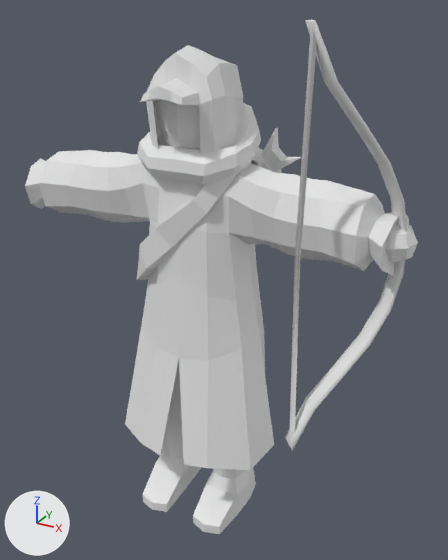
An edit to the FBX model Assets/Models/Goon/goon.fbx, drawn before and after from the same camera.
Rendered twice from a 50 mm camera at (1.12, -1.87, 1.95) aimed at (0.08, 0.02, 1.0). Arrows for +X, +Y and +Z are at lower left; the lights stay in place. Materials are left out; every surface is plain grey. Where no turn or scale is listed for an object, it has been applied to the vertices.

Objects in the first picture: 'bow', 'collar fluff.001', 'hand', 'hat', 'head', 'legs', 'quiver', 'quiver sling', 'torso'.
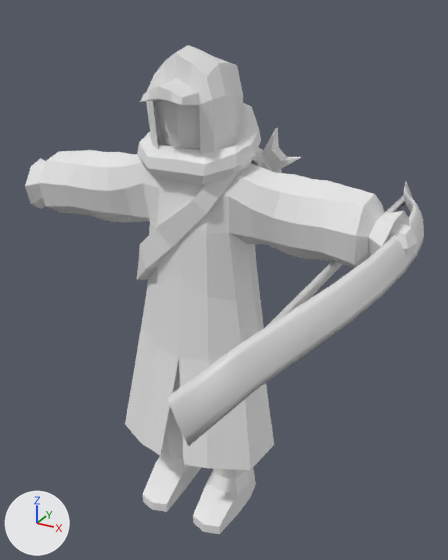
Where the newer file only moved an object's origin or applied its transform, the numbers keep the older frame.

Changed parts and their boxes (x1, y1, x2, y2) in the pictures (448 x 560 px):
```json
{"object": "bow", "change": "reshaped, moved, turned, rescaled", "before": [285, 19, 407, 451], "after": [167, 181, 424, 446]}
{"part": 1, "of": "me_nurbspath", "change": "deleted", "before": [285, 19, 407, 451]}
{"part": 2, "of": "me_nurbspath", "change": "added", "after": [167, 181, 424, 446]}
```

Scene script edits in JSON lines:
```json
{"block": "me_nurbspath", "where": "# used by ob_bow; location = (1.284, -0.057, 1.283); rotation_euler = (0.0, 0.0, -2.402), in degrees (0, 0, -138); scale = (0.8, 0.8, 0.8)"}
{"op": "remove", "block": "me_nurbspath", "code": "me_nurbspath.from_pydata(...)  # 122 vertices, 126 faces; spans x 0.48..0.91, y -0.52..-0.43, z -0.87..0.79"}
{"op": "add", "block": "me_nurbspath", "code": "me_nurbspath.from_pydata(...)  # 122 vertices, 124 faces; spans x -0.1..0.11, y -0.05..0.05, z -0.83..0.83"}
{"block": "me_nurbspath", "change": "me_nurbspath part 1: the whole mesh is rebuilt"}
{"block": "me_nurbspath", "change": "me_nurbspath part 2"}
{"block": "me_nurbspath", "change": "112 vertices are added at x -0.1..0.11, y -0.05..0.05, z -0.83..0.83"}
{"block": "me_nurbspath", "change": "5 new vertices lie (0.05, 0.0, 0.14) away from vertices in x -0.05..0.0, y -0.03..0.03, z 0.35..0.5"}
{"block": "me_nurbspath", "change": "5 new vertices lie (0.05, 0.0, -0.14) away from vertices in x -0.05..0.0, y -0.03..0.03, z -0.5..-0.35"}
{"block": "me_nurbspath", "change": "124 new faces join them"}
{"op": "set", "path": "ob_bow.location", "old": "(1.284, -0.057, 1.283)", "new": "(0.647, -0.053, 1.234)"}
{"op": "set", "path": "ob_bow.rotation_euler", "old": "(0.0, 0.0, -2.402)", "new": "(1.571, 2.705, 0.0)", "note": "degrees (0, 0, -138) -> degrees (90, 155, 0)"}
{"op": "set", "path": "ob_bow.scale", "old": "(0.8, 0.8, 0.8)", "new": "(1.16, 1.16, 1.16)"}
```
